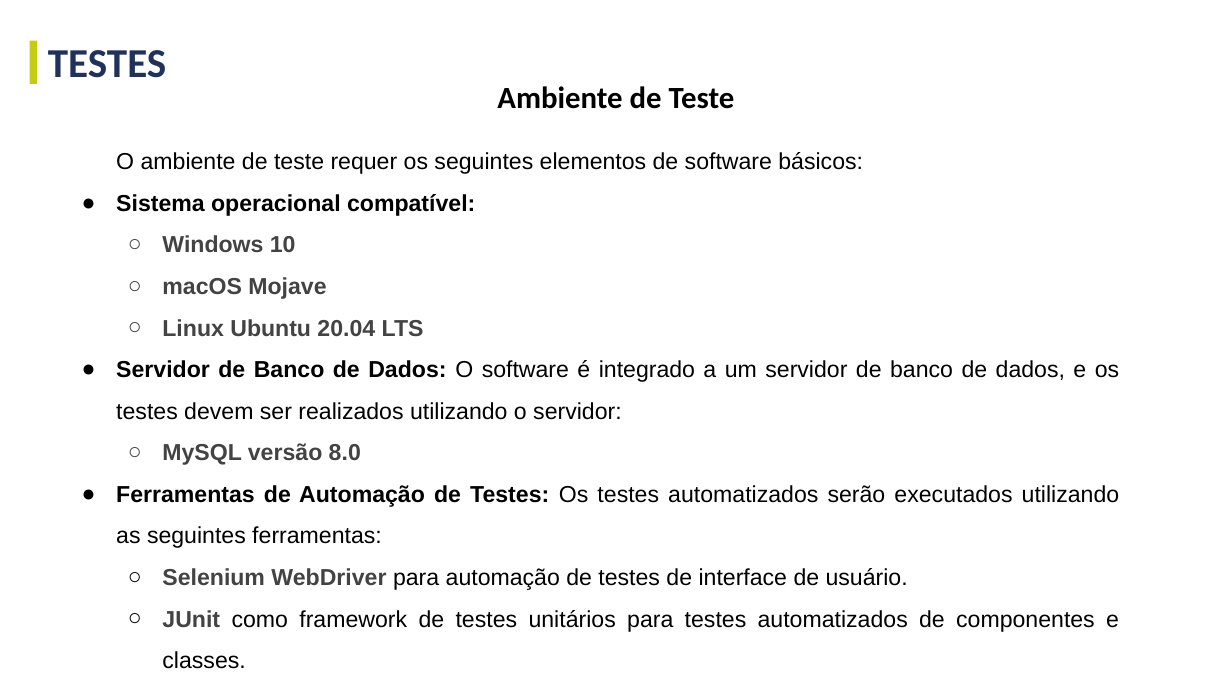
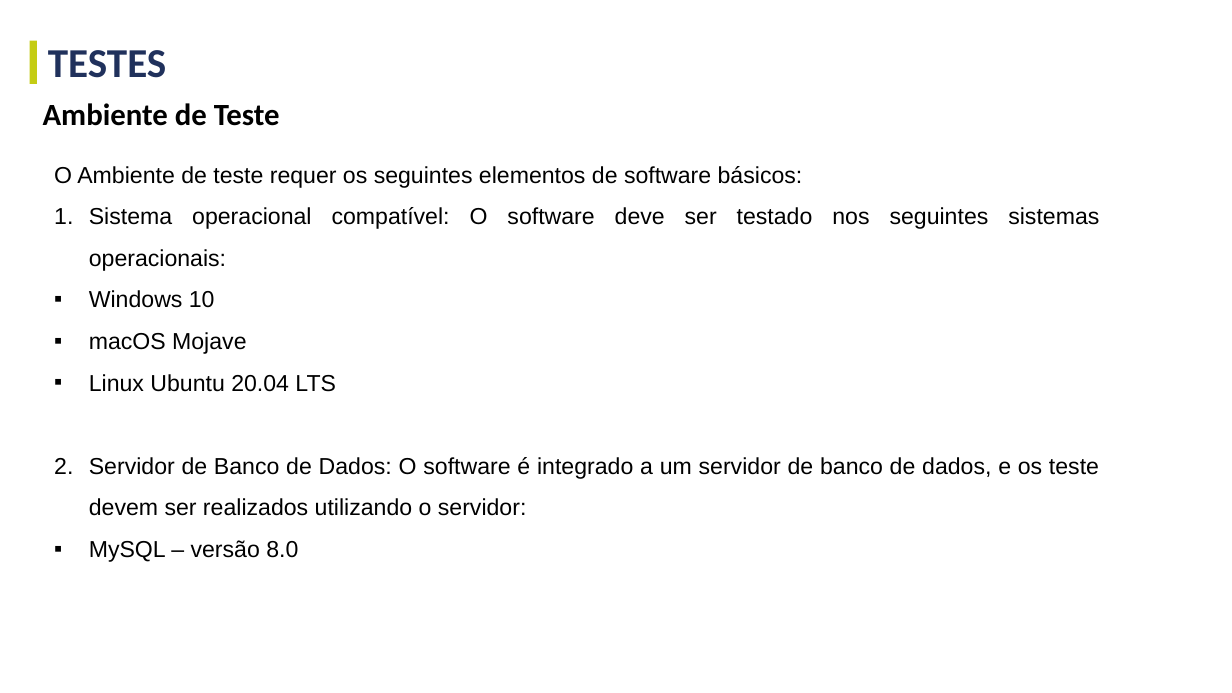
Before and after one commit to GustavoGinoTerezo/projetos-faculdade, a slide deck: slide 12 of terceiro-semestre/documentacao-e-templates/gestao-e-qualidade-de-software/Gestão e Qualidade de SW - Projeto A3 - Template.pptx. Drawn at 1232x693 pixels with LibreOffice and Linux fonts; fonts in the diff are those of the drawing. Boxes give left, top, right and bottom in pixels: in the first picture for what was removed or moved away, otherwise in the second. Text is boxed around its words. In the diff, an @@ line names an element or a change of style, - is before the commit and + after.

```diff
--- a/terceiro-semestre/documentacao-e-templates/gestao-e-qualidade-de-software/Gestão e Qualidade de SW - Projeto A3 - Template.pptx
+++ b/terceiro-semestre/documentacao-e-templates/gestao-e-qualidade-de-software/Gestão e Qualidade de SW - Projeto A3 - Template.pptx
@@ text "Ambiente de Teste": place and size @@
-text "Ambiente de Teste" at (497,86,735,109)
+text "Ambiente de Teste" at (43,103,280,126)
@@ text "Ambiente de Teste" at (43,103,280,126): alignment centre to left @@
@@ text "O Ambiente de teste requer ...": place and size @@
-text "O Ambiente de teste requer ..." at (116,152,1120,669)
+text "O Ambiente de teste requer ..." at (54,166,1099,562)
@@ text at (54,166,1099,271): text changed @@
-O ambiente de teste requer os seguintes elementos de software básicos:
-● Sistema operacional compatível:
+O Ambiente de teste requer os seguintes elementos de software básicos:
+    1. Sistema operacional compatível: O software deve ser testado nos seguintes sistemas operacionais:
@@ text at (89,290,336,392): text colour #434343 to #000000, bold off in "Windows 10", "macOS Mojave", "Linux Ubuntu 20.04 LTS"; bullet ○ to ▪; list level 2 to 9 in "Windows 10"; bullet colour #434343 to #000000; list level 2 to 9 in "macOS Mojave"; list level 2 to 9 in "Linux Ubuntu 20.04 LTS" @@
@@ text at (89,457,1099,562): text changed @@
-● Servidor de Banco de Dados: O software é integrado a um servidor de banco de dados, e os testes devem ser realizados utilizando o servidor:
-  ○ MySQL versão 8.0
-● Ferramentas de Automação de Testes: Os testes automatizados serão executados utilizando as seguintes ferramentas:
-  ○ Selenium WebDriver para automação de testes de interface de usuário.
-  ○ JUnit como framework de testes unitários para testes automatizados de componentes e classes.
+                2. Servidor de Banco de Dados: O software é integrado a um servidor de banco de dados, e os teste devem ser realizados utilizando o servidor:
+                ▪ MySQL – versão 8.0
```
Also in this commit, not shown: 19 other slides changed, 3 slides added, 1 slide removed, 5 other files.
